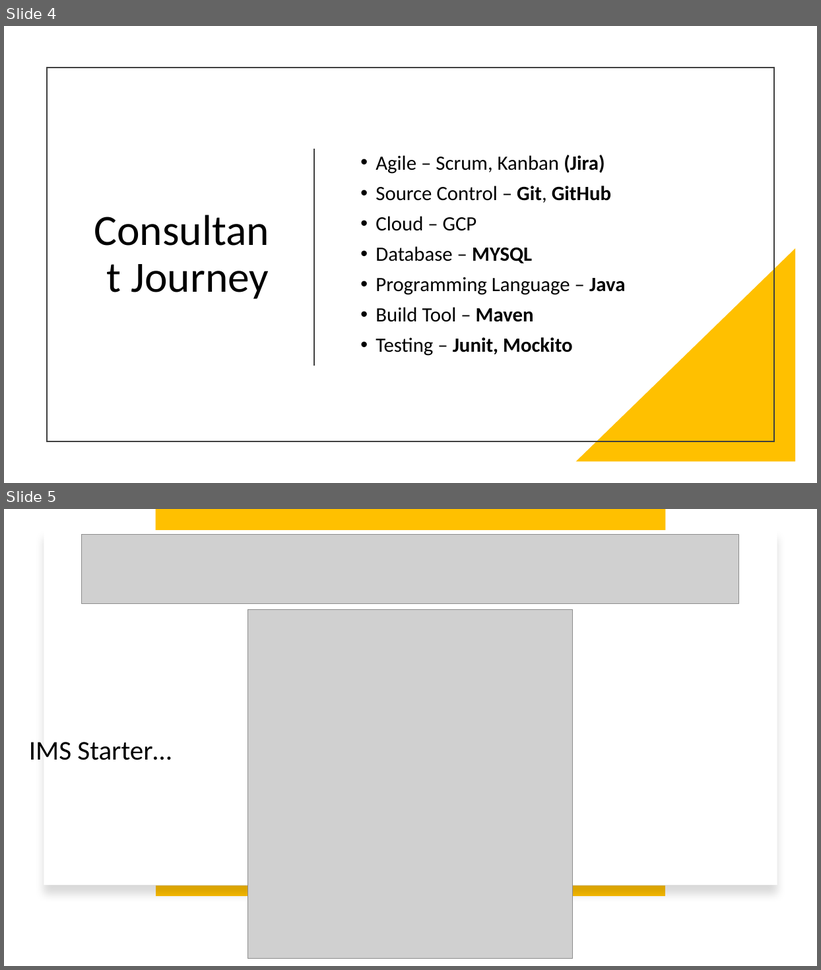
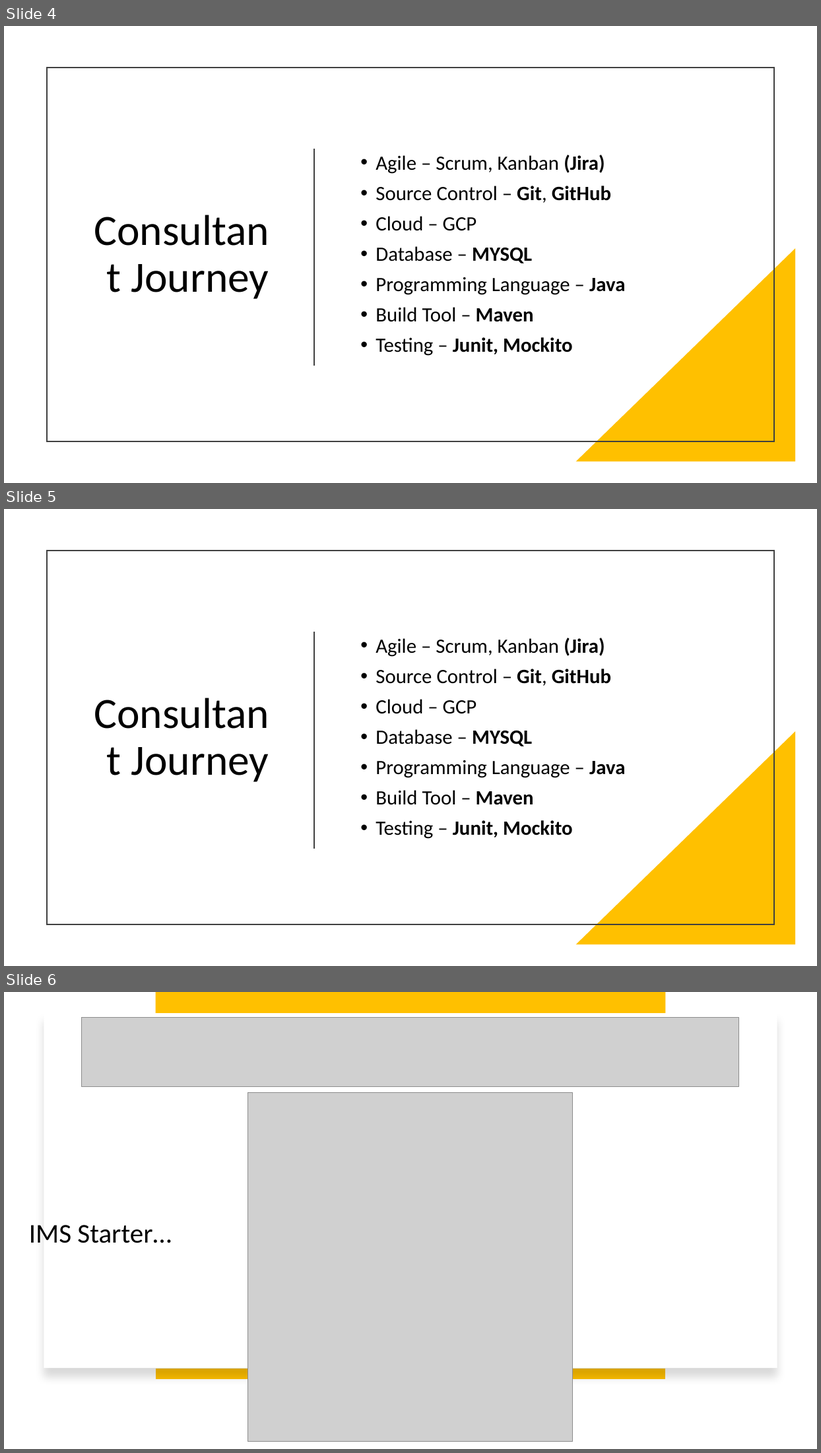
Before and after one commit to Sangiv/To-Do-List, a slide deck: documentation/TDL-Presentation.pptx. Shown one above the other, each under a label of ours: slides 4 and 5 before the commit, slides 4, 5 and 6 after it. The pictures are 821x970 and 821x1453 pixels, drawn with LibreOffice and Linux fonts; fonts in the diff are those of the drawing; grey boxes stand for pictures. Boxes give left, top, right and bottom in pixels: in the first picture for what was removed or moved away, otherwise in the second. Text is boxed around its words. In the diff, an @@ line names an element or a change of style, - is before the commit and + after.

```diff
--- a/documentation/TDL-Presentation.pptx
+++ b/documentation/TDL-Presentation.pptx
@@ slide 5 added at (4,509,817,966), background #FFFFFF @@
@@ rectangle added at (47,551,774,924), outline #404040 1.5 pt @@
@@ line added from (314, 633) to (314, 849), #404040 1.5 pt @@
@@ text added at (376,638,625,839), 24 pt, text #000000 @@
+• Agile – Scrum, Kanban (Jira)
+• Source Control – Git, GitHub
+• Cloud – GCP
+• Database – MYSQL
+• Programming Language – Java
+• Build Tool – Maven
+• Testing – Junit, Mockito
@@ right triangle added at (576,731,796,945), fill #FFC000 @@
@@ title added at (131,747,269,782), 51 pt, text #000000 @@
+Consultant Journey
@@ what was slide 5 is now slide 6 @@
```
Also in this commit, not shown: 3 slides changed, 1 other file.
